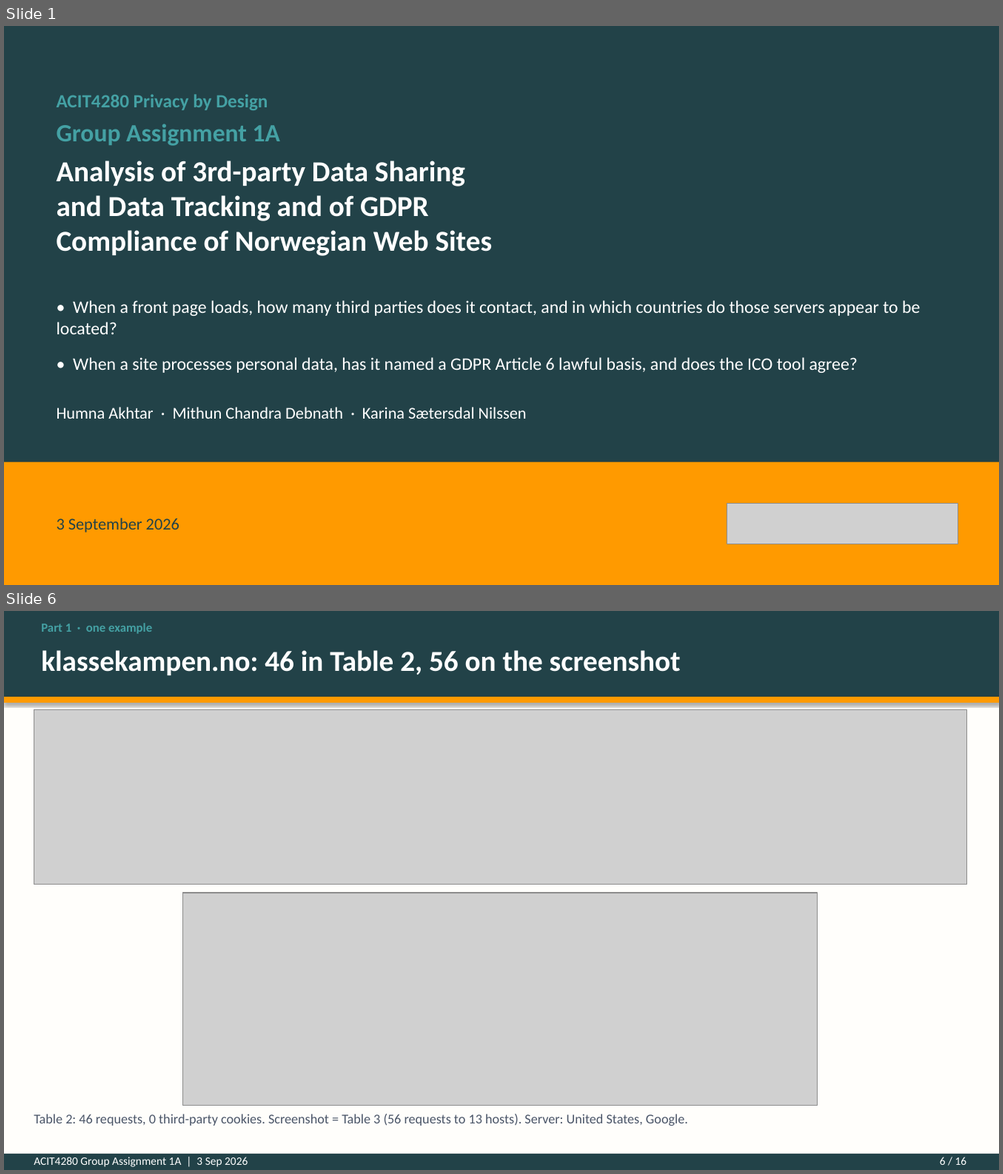
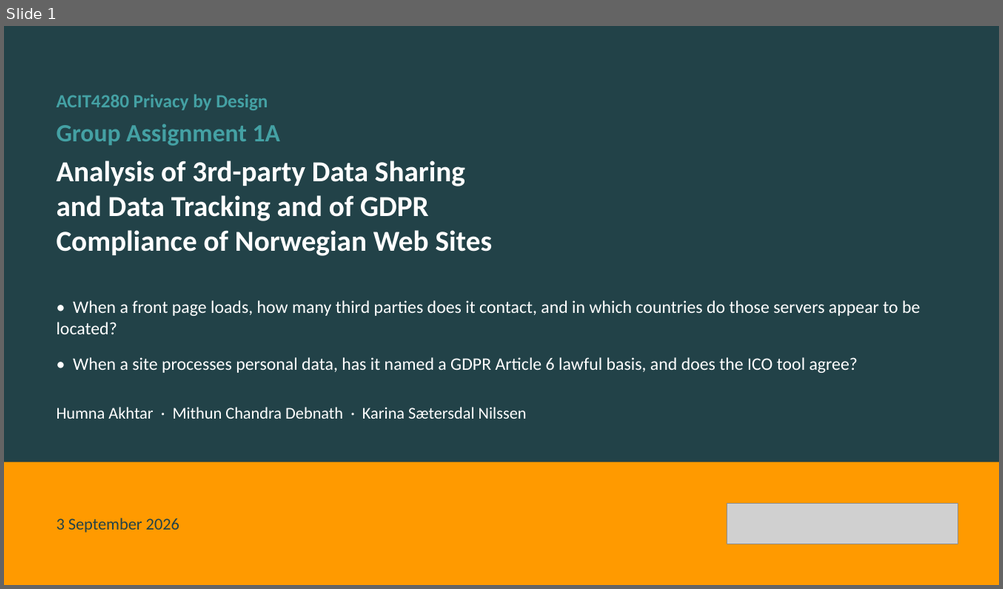
Before and after one commit to kasa031/Bacheloroppgave, a slide deck: ACIT4280_1A_presentation.pptx. Shown one above the other, each under a label of ours: slides 1 and 6 before the commit, slide 1 after it; the slides between them are not shown. The pictures are 1003x1174 and 1003x589 pixels, drawn with LibreOffice and Linux fonts; fonts in the diff are those of the drawing; grey boxes stand for pictures. Boxes give left, top, right and bottom in pixels: in the first picture for what was removed or moved away, otherwise in the second. Text is boxed around its words. In the diff, an @@ line names an element or a change of style, - is before the commit and + after.

```diff
--- a/ACIT4280_1A_presentation.pptx
+++ b/ACIT4280_1A_presentation.pptx
@@ slide 6 removed at (4,611,999,1170), background #FFFFFF @@
@@ rectangle removed at (4,611,999,1170) @@
@@ rectangle removed at (4,611,999,697) @@
@@ text removed at (41,623,152,634) @@
-Part 1 · one example
@@ text removed at (41,650,680,675) @@
-klassekampen.no: 46 in Table 2, 56 on the screenshot
@@ rectangle removed at (4,697,999,703) @@
@@ picture removed at (34,709,967,885) @@
@@ picture removed at (183,893,817,1105) @@
@@ text removed at (34,1114,688,1126) @@
-Table 2: 46 requests, 0 third-party cookies. Screenshot = Table 3 (56 requests to 13 hosts). Server: United States, Google.
@@ rectangle removed at (4,1154,999,1170) @@
@@ text removed at (34,1157,247,1167) @@
-ACIT4280 Group Assignment 1A | 3 Sep 2026
@@ text removed at (939,1157,967,1165) @@
-6 / 16
```
Also in this commit, not shown: 13 slides changed, 4 other files.
